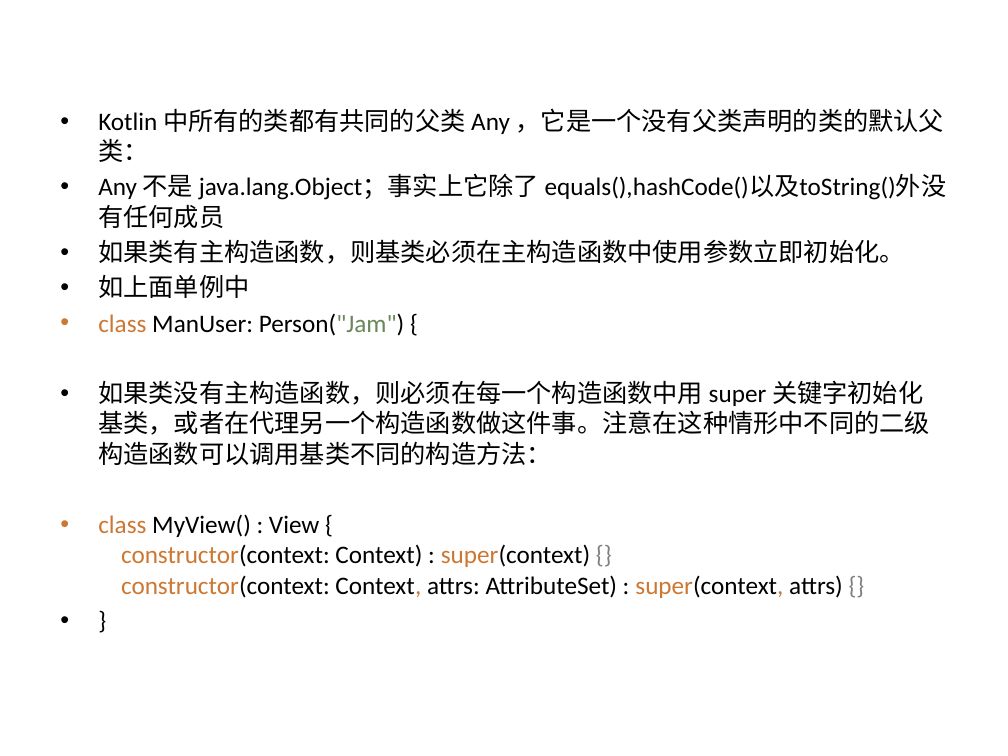
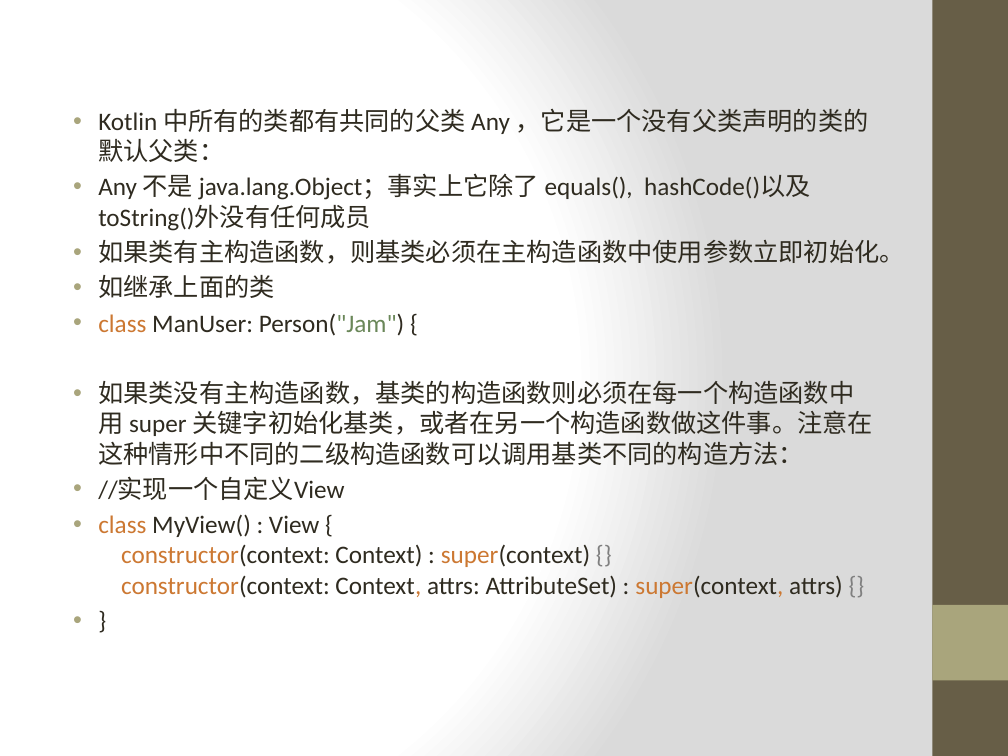
Before and after one commit to zxf2871/KotlinStudy, a slide deck: slide 14 of Kotlin初探.pptx. Drawn at 1008x756 pixels with LibreOffice and Linux fonts; fonts in the diff are those of the drawing. Boxes give left, top, right and bottom in pixels: in the first picture for what was removed or moved away, otherwise in the second. Text is boxed around its words. In the diff, an @@ line names an element or a change of style, - is before the commit and + after.

```diff
--- a/Kotlin初探.pptx
+++ b/Kotlin初探.pptx
@@ background #FFFFFF to gradient #FFFFFF to #DADADA @@
@@ rectangle added at [932, 0, 1008, 756], fill #675E47 @@
@@ text at [98, 108, 904, 598]: text colour #000000 to #2F2B20 in "Kotlin 中所有的类都有共同的父类 Any ，它是一个没有父类声明的类的默认父类：", "如果类有主构造函数，则基类必须在主构造函数中使用参数立即初始化。", "ManUser: Person("Jam") {", "MyView() : View { constructor(context: Context) : ..." and 1 more places; indent changed @@
@@ text at [98, 175, 811, 231]: text changed; text colour #000000 to #2F2B20 @@
-• Any 不是 java.lang.Object；事实上它除了 equals(),hashCode()以及toString()外没有任何成员
+• Any 不是 java.lang.Object；事实上它除了 equals(), hashCode()以及toString()外没有任何成员
@@ text at [98, 275, 274, 298]: text changed; text colour #000000 to #2F2B20 @@
-• 如上面单例中
+• 如继承上面的类
@@ text at [98, 380, 872, 500]: text changed; text colour #000000 to #2F2B20 @@
-• 如果类没有主构造函数，则必须在每一个构造函数中用 super 关键字初始化基类，或者在代理另一个构造函数做这件事。注意在这种情形中不同的二级构造函数可以调用基类不同的构造方法：
+• 如果类没有主构造函数，基类的构造函数则必须在每一个构造函数中用 super 关键字初始化基类，或者在另一个构造函数做这件事。注意在这种情形中不同的二级构造函数可以调用基类不同的构造方法：
+• //实现一个自定义View
@@ rectangle added at [932, 605, 1008, 680], fill #A9A57C @@
```
Also in this commit, not shown: 34 other slides changed, 1 slide removed, 1 other file.
